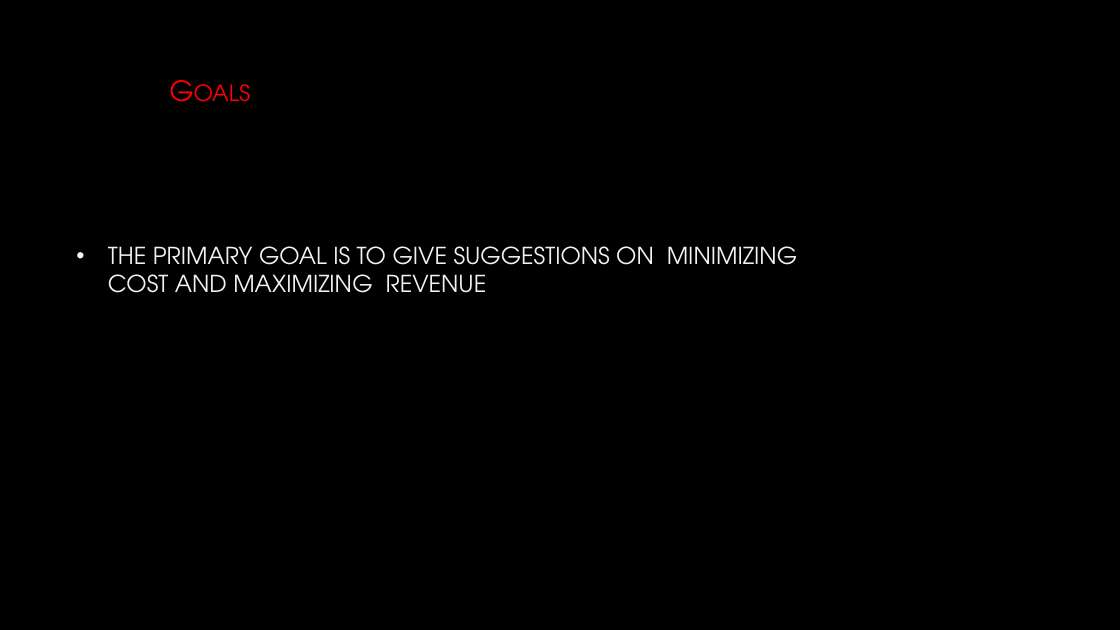
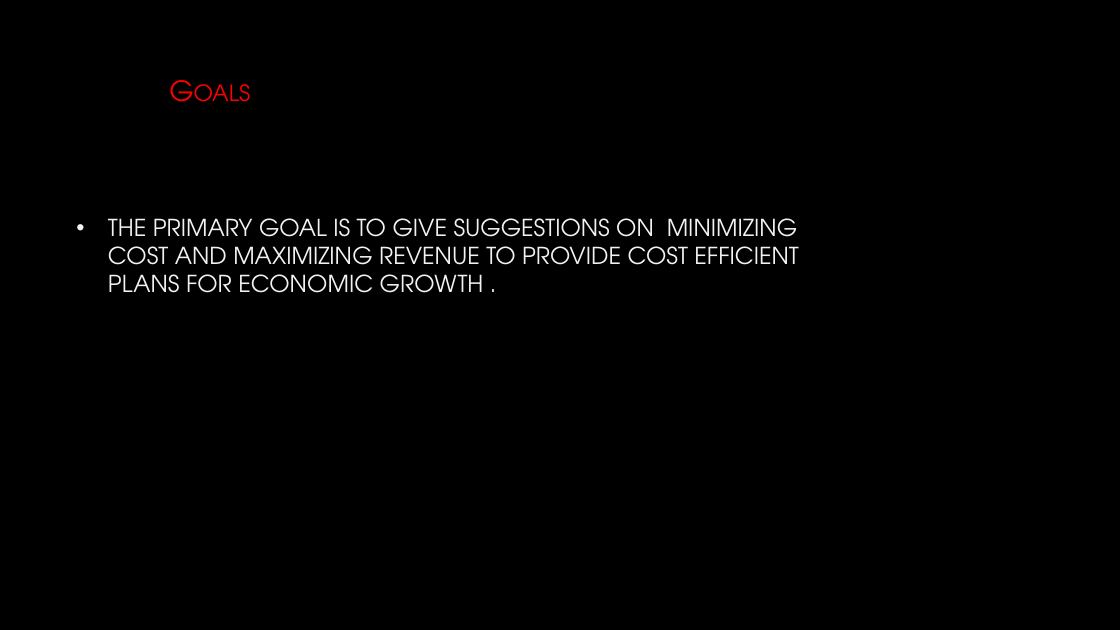
Before and after one commit to TyannaFrison/Lariat-presentation, a slide deck: slide 3 of capstone 1.pptx. Drawn at 1120x630 pixels with LibreOffice and Linux fonts; fonts in the diff are those of the drawing; background and template pictures are left out. Boxes give left, top, right and bottom in pixels: in the first picture for what was removed or moved away, otherwise in the second. Text is boxed around its words. In the diff, an @@ line names an element or a change of style, - is before the commit and + after.

```diff
--- a/capstone 1.pptx
+++ b/capstone 1.pptx
@@ title at box(108, 218, 798, 293): text changed @@
-• THE PRIMARY GOAL IS TO GIVE SUGGESTIONS ON MINIMIZING COST AND MAXIMIZING REVENUE
+• THE PRIMARY GOAL IS TO GIVE SUGGESTIONS ON MINIMIZING COST AND MAXIMIZING REVENUE TO PROVIDE COST EFFICIENT PLANS FOR ECONOMIC GROWTH .
```
Also in this commit, not shown: 7 other slides changed.
